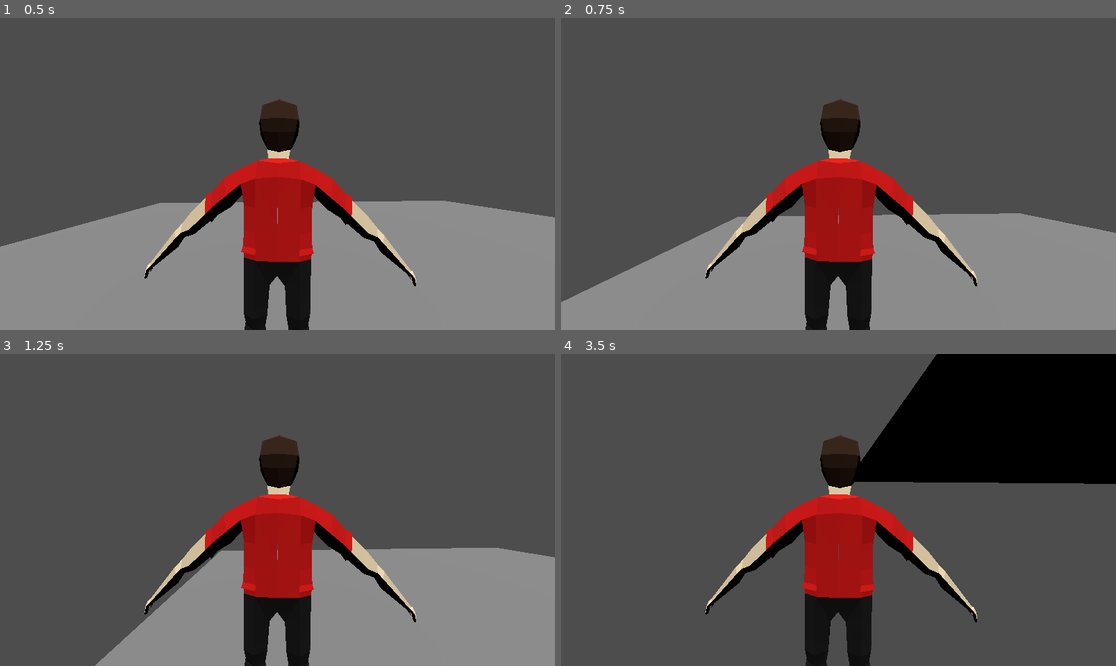
Above: before the commit, frames 1-4 (two rows, left to right).
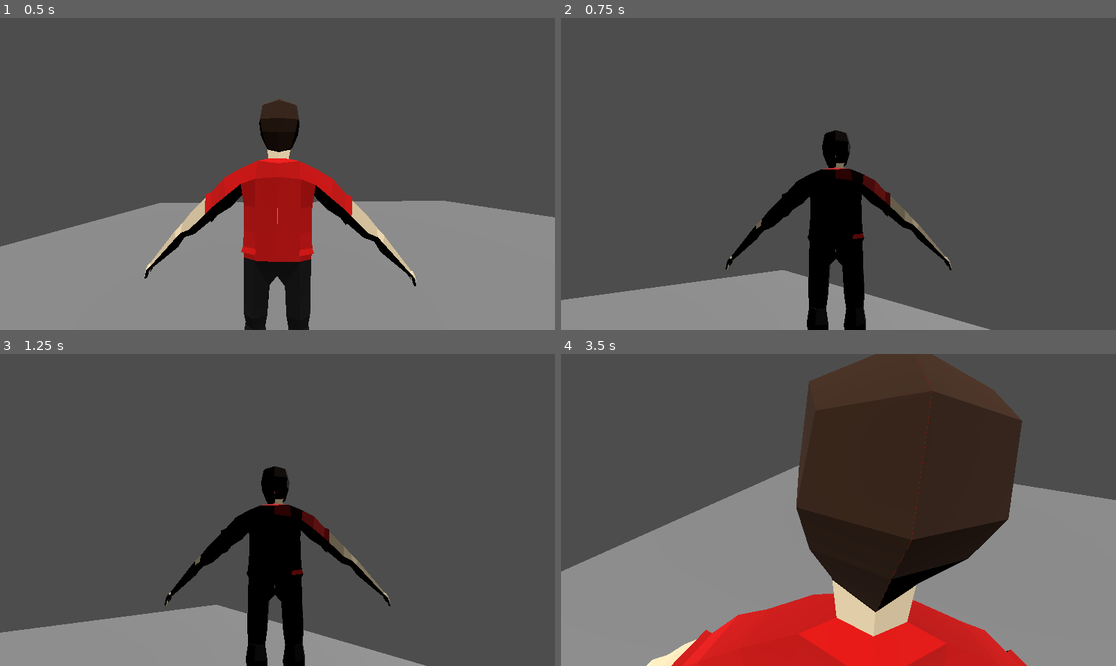
Above: after the commit, the same moments.

Repository: StudioXPEtudiant/25-26.FR.S.S4.ParkourBlitz
Game: Godot game, scene res://test personnage.tscn
The game is run twice, just before and just after one commit, with the same random seed, the same clock (stepped at 60 frames per second) and the same inputs.
Inputs (mouse positions are in pixels of both pictures, inside the frame that each line leads up to):
- Up to frame 1 (0.5 s): no input
- Up to frame 2 (0.75 s): tap Enter (ui_accept) at 0.5 s; move the mouse to (960, 158) at 0.52 s; hold Right (ui_right) from 0.53 s (still down); tap D (d, bound only after the commit) at 0.6 s
- Up to frame 3 (1.25 s): keep holding Right (ui_right); tap Enter (ui_accept) at 0.77 s; tap A (q, bound only after the commit) at 0.8 s
- Up to frame 4 (3.5 s): move the mouse to (727, 525) at 1.27 s; release Right (ui_right) at 1.28 s; hold Down (ui_down) 1.28-2.03 s; tap A (q, bound only after the commit) at 1.35 s; tap Enter (ui_accept) at 1.52, 3.02 s; tap S (s, bound only after the commit) at 1.55, 2.1 s; move the mouse to (894, 441) at 2.02 s; hold Right (ui_right) 2.03-2.78 s; tap W (z, bound only after the commit) at 2.3, 2.85 s; move the mouse to (810, 572) at 2.77 s; hold Up (ui_up) from 2.78 s (still down); tap D (d, bound only after the commit) at 3.05 s

Frame 1 is identical in both runs. In frame 2, 26% of the frame differs, in the area x 0-100%, y 25-100%; in frame 3, 27%; in frame 4, 76%, in the area x 0-100%, y 0-100%.

Commit message:
déplacement sans animation

Diff:
--- a/peronnage scène.tscn
+++ b/peronnage scène.tscn
@@ -18,7 +18,7 @@
 
 [node name="personnage" parent="visuelle" unique_id=437074446 instance=ExtResource("1_pae6k")]
 
-[node name="tête(camera)" type="Node3D" parent="." unique_id=1204270912]
+[node name="camera_mount" type="Node3D" parent="." unique_id=1204270912]
 
-[node name="Camera3D" type="Camera3D" parent="tête(camera)" unique_id=664141321]
+[node name="Camera3D" type="Camera3D" parent="camera_mount" unique_id=664141321]
 transform = Transform3D(-0.9983146, 0, 0.058034495, 0, 1, 0, -0.058034495, 0, -0.9983146, 0.83063555, 15.828884, -12.320759)
--- a/peronnage_scène.gd
+++ b/peronnage_scène.gd
@@ -1,22 +1,35 @@
 extends CharacterBody3D
 
+@onready var camera_mount = $camera_mount
 
 const SPEED = 5.0
 const JUMP_VELOCITY = 4.5
+var sens_horizontal = 0.5
+var sens_vertical = 0.5
+const CAMERA_MIN_ANGLE = -40
+const CAMERA_MAX_ANGLE = 30
 
+func _ready():
+	Input.mouse_mode = Input.MOUSE_MODE_CAPTURED
+
+func _input(event):
+	if event is InputEventMouseMotion:
+		rotate_y(deg_to_rad(-event.relative.x * sens_horizontal))
+		camera_mount.rotate_x(deg_to_rad(event.relative.y * sens_vertical))
+		camera_mount.rotation.x = clamp(
+			camera_mount.rotation.x,
+			deg_to_rad(CAMERA_MIN_ANGLE),
+			deg_to_rad(CAMERA_MAX_ANGLE)
+		)
 
 func _physics_process(delta):
-	# Add the gravity.
 	if not is_on_floor():
 		velocity += get_gravity() * delta
 
-	# Handle jump.
 	if Input.is_action_just_pressed("ui_accept") and is_on_floor():
 		velocity.y = JUMP_VELOCITY
 
-	# Get the input direction and handle the movement/deceleration.
-	# As good practice, you should replace UI actions with custom gameplay actions.
-	var input_dir = Input.get_vector("ui_left", "ui_right", "ui_up", "ui_down")
+	var input_dir = Input.get_vector("q", "d", "s", "z")
 	var direction = (transform.basis * Vector3(input_dir.x, 0, input_dir.y)).normalized()
 	if direction:
 		velocity.x = direction.x * SPEED
--- a/project.godot
+++ b/project.godot
@@ -15,6 +15,29 @@
 config/features=PackedStringArray("4.6", "Forward Plus")
 config/icon="res://icon.svg"
 
+[input]
+
+z={
+"deadzone": 0.2,
+"events": [Object(InputEventKey,"resource_local_to_scene":false,"resource_name":"","device":-1,"window_id":0,"alt_pressed":false,"shift_pressed":false,"ctrl_pressed":false,"meta_pressed":false,"pressed":false,"keycode":0,"physical_keycode":87,"key_label":0,"unicode":122,"location":0,"echo":false,"script":null)
+]
+}
+q={
+"deadzone": 0.2,
+"events": [Object(InputEventKey,"resource_local_to_scene":false,"resource_name":"","device":-1,"window_id":0,"alt_pressed":false,"shift_pressed":false,"ctrl_pressed":false,"meta_pressed":false,"pressed":false,"keycode":0,"physical_keycode":65,"key_label":0,"unicode":113,"location":0,"echo":false,"script":null)
+]
+}
+s={
+"deadzone": 0.2,
+"events": [Object(InputEventKey,"resource_local_to_scene":false,"resource_name":"","device":-1,"window_id":0,"alt_pressed":false,"shift_pressed":false,"ctrl_pressed":false,"meta_pressed":false,"pressed":false,"keycode":0,"physical_keycode":83,"key_label":0,"unicode":115,"location":0,"echo":false,"script":null)
+]
+}
+d={
+"deadzone": 0.2,
+"events": [Object(InputEventKey,"resource_local_to_scene":false,"resource_name":"","device":-1,"window_id":0,"alt_pressed":false,"shift_pressed":false,"ctrl_pressed":false,"meta_pressed":false,"pressed":false,"keycode":0,"physical_keycode":68,"key_label":0,"unicode":100,"location":0,"echo":false,"script":null)
+]
+}
+
 [physics]
 
 3d/physics_engine="Jolt Physics"
Not shown, changed: .DS_Store
